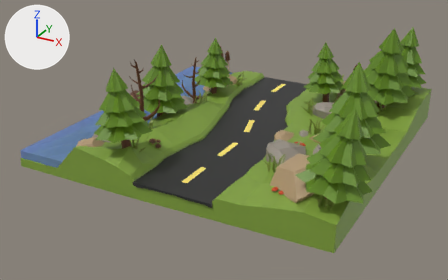
The FBX model 3D Spot The Difference Game/Assets/Models/Forest_Road_Scene/Forest_Road_Scene1.fbx: old version first, new version second.
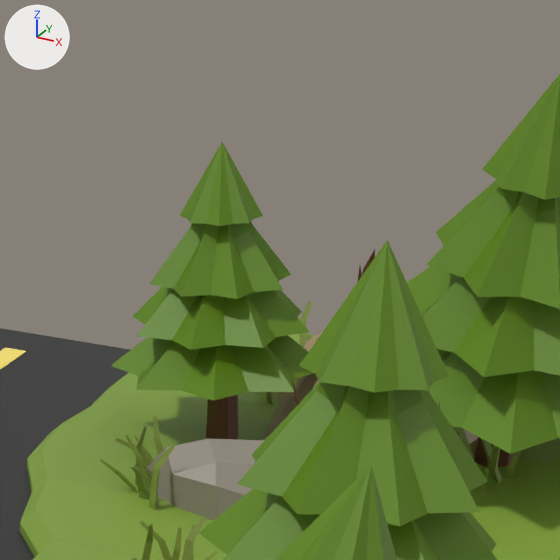
Old and new are each drawn whole from a 50 mm camera at (16.4, -32.7, 16.1) aimed at (-0.6, -1.8, 0.6) and again close up on the part from 63% to 88% of the width and 5% to 45% of the height. Every picture has the same lights, and +X, +Y and +Z are marked at upper left.

In view in the first close-up: 'Forest_Road_Scene1'.
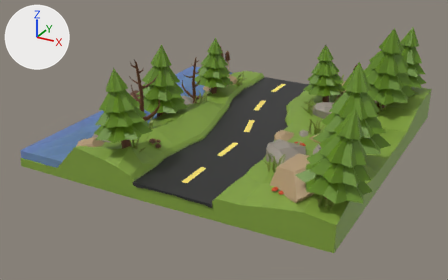
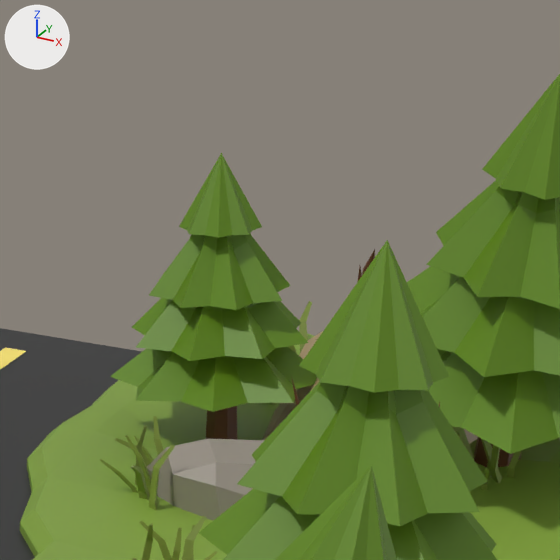
What differs and where, as boxes (x1, y1, x2, y2) in the close-ups (560 x 560 px; the box of a moved part takes in the faces that stretch with it):
part 1 of me_cube_001, moved or reshaped
    before: (206, 395, 238, 439)
    after: (206, 406, 238, 440)
part 2 of me_cube_001, moved or reshaped
    before: (132, 287, 309, 350)
    after: (132, 298, 308, 361)
part 3 of me_cube_001, added (green)
    after: (149, 233, 290, 310)
part 4 of me_cube_001, moved or reshaped
    before: (111, 335, 314, 401)
    after: (110, 347, 317, 412)
part 5 of me_cube_001, deleted (green)
    before: (180, 142, 263, 226)
part 6 of me_cube_001, cut back
    before: (150, 222, 291, 299)
    after: (179, 153, 262, 238)

Edits to the bpy script that builds the scene:
```text
Change me_cube_001:
    used by ob_forest_road_scene1; location = (0.0, 0.0, 0.0)
    remove me_cube_001.from_pydata(...)  # 4360 vertices, 4143 faces; spans x -9.9..10.3, y -10.0..10.2, z -0.1..7.3
    add me_cube_001.from_pydata(...)  # 4361 vertices, 4159 faces; spans x -9.9..10.3, y -10.0..10.2, z -0.1..7.3
    me_cube_001 part 1: the loose piece of 16 vertices spanning x 2.8..3.3, y 5.9..6.4, z 1.2..4.2 is moved by (0.0, 0.0, -0.2)
    me_cube_001 part 2: the loose piece of 33 vertices spanning x 1.7..4.2, y 4.8..7.4, z 2.8..4.7 is moved by (0.0, 0.0, -0.2)
    me_cube_001 part 3: the loose piece of 33 vertices spanning x 2.0..3.9, y 5.1..7.1, z 3.5..5.3 is copied, and the copy is moved by (0.0, 0.0, -0.2); it spans x 2.0..3.9, y 5.1..7.1, z 3.3..5.1
    me_cube_001 part 4: the loose piece of 33 vertices spanning x 1.6..4.4, y 4.7..7.6, z 2.2..4.1 is moved by (0.0, 0.0, -0.2)
    me_cube_001 part 5: the loose piece of 17 vertices spanning x 2.3..3.4, y 5.6..6.7, z 4.4..5.4 is deleted
    me_cube_001 part 6
    31 vertices are removed from x 2.0..3.9, y 5.1..7.1, z 3.5..4.3
    32 faces are deleted
    1 vertex moves within x 3.2, y 6.4, z 4.3
    15 vertices are added at x 2.3..3.4, y 5.6..6.7, z 4.2..4.3
    16 new faces join them, mat_gamepalette_mat (picture img_game_palette_texture_png)
```
